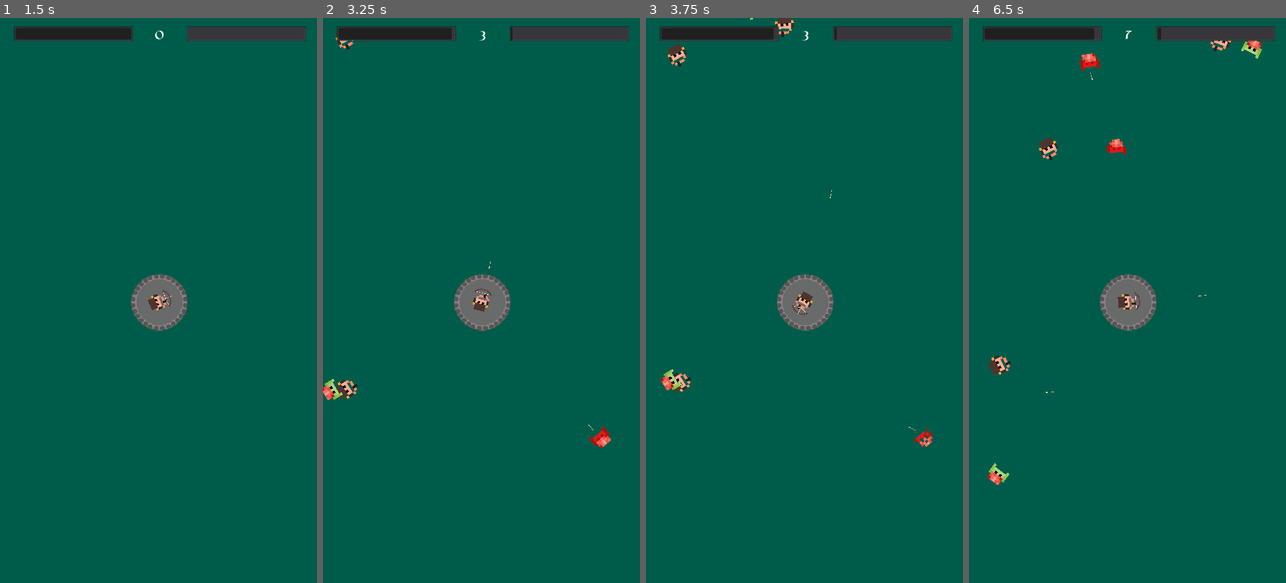
Above: before the commit, frames 1-4 (left to right).
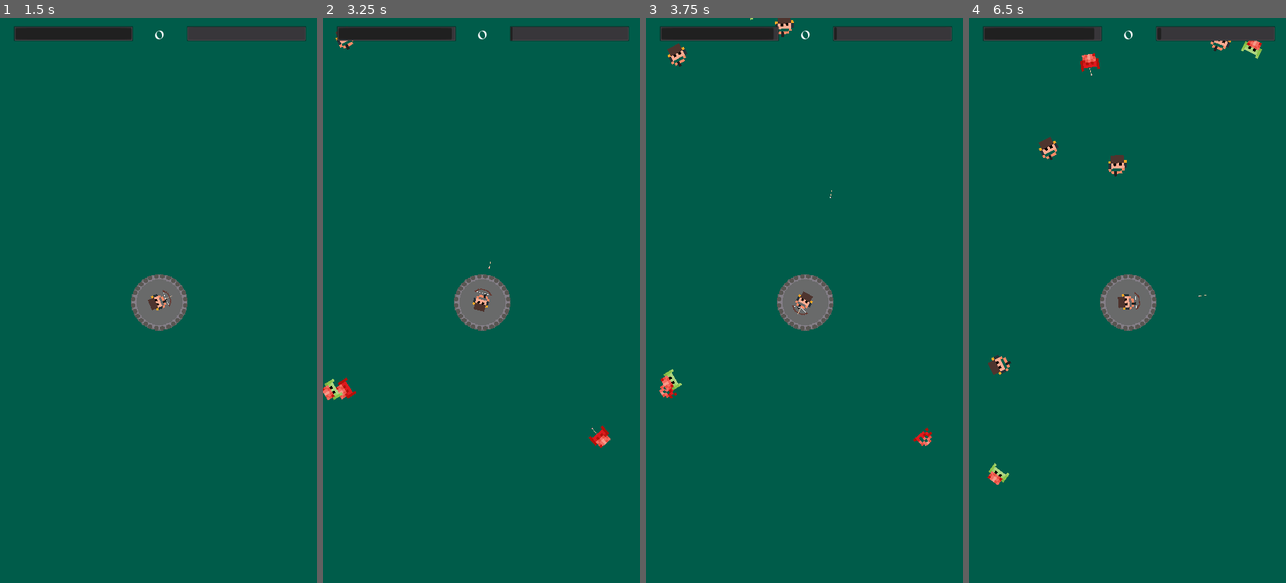
Above: after the commit, the same moments.

Repository: dulvui/medieval-zombie-shooter
Game: Godot game, scene res://src/screens/menu/Menu.tscn
Two runs of this game, one before a commit and one after it. Both use one fixed random seed, a clock stepped at 60 frames per second and the inputs below.
Inputs (mouse positions are in pixels of both pictures, inside the frame that each line leads up to):
- Up to frame 1 (1.5 s): click "ENDLESS" at 0.5 s; tap Enter at 1.25 s; move the mouse to (228, 272) at 1.27 s; click (228, 272) at 1.42 s
- Up to frame 2 (3.25 s): drag from (418, 328) to (633, 475) at 2.02 s; move the mouse to (513, 176) at 2.77 s; click (513, 176) at 2.92 s
- Up to frame 3 (3.75 s): drag from (788, 413) to (674, 385) at 3.52 s
- Up to frame 4 (6.5 s): move the mouse to (1222, 385) at 4.27 s; click (1222, 385) at 4.42 s; drag from (1032, 215) to (1086, 34) at 5.02 s; move the mouse to (1143, 300) at 5.77 s; click (1143, 300) at 5.92 s

Frame 1 is identical in both runs. In frame 2, 0.2% of the frame differs, in the area x 4-91%, y 2-77%; in frame 3, 0.2%; in frame 4, 0.3%, in the area x 24-52%, y 2-67%.

Commit message:
fix points and arrows stick now to characters on hit

Diff:
--- a/game/src/actors/armory/ammunition/arrow/Arrow.gd
+++ b/game/src/actors/armory/ammunition/arrow/Arrow.gd
@@ -1,22 +1,19 @@
 extends RigidBody2D
 
 const SPEED:float = 860.0
-onready var timer = $DissapearTimer
 var target
 
 func shoot(target:Vector2, power:float) -> void:
 	var direction = -(global_position - target).normalized()
 	apply_central_impulse(Vector2(direction.x, direction.y) * SPEED * power)
-	timer.start()
-
 
 func _on_VisibilityNotifier2D_screen_exited() -> void:
 	queue_free()
 
 
-func _on_DissapearTimer_timeout() -> void:
-	$AnimationPlayer.play("Dissapear")
-
-
 func _on_AnimationPlayer_animation_finished(anim_name) -> void:
 	queue_free()
+
+func _on_Area2D_area_entered(area):
+	$AnimationPlayer.play("Dissapear")
+	sleeping = true
--- a/game/src/actors/armory/ammunition/arrow/Arrow.tscn
+++ b/game/src/actors/armory/ammunition/arrow/Arrow.tscn
@@ -37,9 +37,12 @@
 "values": [ Color( 1, 1, 1, 1 ) ]
 }
 
+[sub_resource type="RectangleShape2D" id=7]
+extents = Vector2( 6, 2 )
+
 [node name="Arrow" type="RigidBody2D"]
 position = Vector2( 3, 0 )
-collision_layer = 7
+collision_layer = 0
 collision_mask = 7
 script = ExtResource( 2 )
 
@@ -57,10 +60,14 @@
 anims/Dissapear = SubResource( 5 )
 anims/RESET = SubResource( 6 )
 
-[node name="DissapearTimer" type="Timer" parent="."]
-wait_time = 2.0
-one_shot = true
+[node name="Area2D" type="Area2D" parent="."]
+collision_layer = 0
+collision_mask = 4
+
+[node name="CollisionShape2D" type="CollisionShape2D" parent="Area2D"]
+position = Vector2( 5, 0 )
+shape = SubResource( 7 )
 
 [connection signal="screen_exited" from="VisibilityNotifier2D" to="." method="_on_VisibilityNotifier2D_screen_exited"]
 [connection signal="animation_finished" from="AnimationPlayer" to="." method="_on_AnimationPlayer_animation_finished"]
-[connection signal="timeout" from="DissapearTimer" to="." method="_on_DissapearTimer_timeout"]
+[connection signal="area_entered" from="Area2D" to="." method="_on_Area2D_area_entered"]
--- a/game/src/actors/castle/Castle.tscn
+++ b/game/src/actors/castle/Castle.tscn
@@ -25,14 +25,14 @@
 shape = SubResource( 2 )
 
 [node name="ZombieDetector" type="Area2D" parent="."]
-collision_mask = 0
+collision_layer = 0
 
 [node name="CollisionShape2D" type="CollisionShape2D" parent="ZombieDetector"]
 shape = SubResource( 1 )
 
 [node name="HumanDetector" type="Area2D" parent="."]
-collision_layer = 2
-collision_mask = 0
+collision_layer = 0
+collision_mask = 2
 
 [node name="CollisionShape2D" type="CollisionShape2D" parent="HumanDetector"]
 shape = SubResource( 3 )
--- a/game/src/actors/characters/Character.tscn
+++ b/game/src/actors/characters/Character.tscn
@@ -3,10 +3,10 @@
 [ext_resource path="res://src/actors/characters/Character.gd" type="Script" id=8]
 
 [sub_resource type="CircleShape2D" id=1]
-radius = 4.0
+radius = 2.83333
 
 [sub_resource type="CircleShape2D" id=3]
-radius = 5.51009
+radius = 3.83333
 
 [node name="Character" type="KinematicBody2D"]
 scale = Vector2( 6, 6 )
--- a/game/src/actors/characters/humans/Human.tscn
+++ b/game/src/actors/characters/humans/Human.tscn
@@ -29,6 +29,8 @@
 frames = SubResource( 1 )
 
 [node name="HitDetector" parent="." index="2"]
-collision_layer = 5
+collision_layer = 4
+collision_mask = 1
 
-[connection signal="body_entered" from="HitDetector" to="." method="_on_HitDetector_body_entered"]
+[node name="PinJoint2D" parent="." index="3"]
+disable_collision = false
Not shown: 1 places in game/src/actors/armory/ammunition/arrow/Arrow.tscn that only renumber resources
